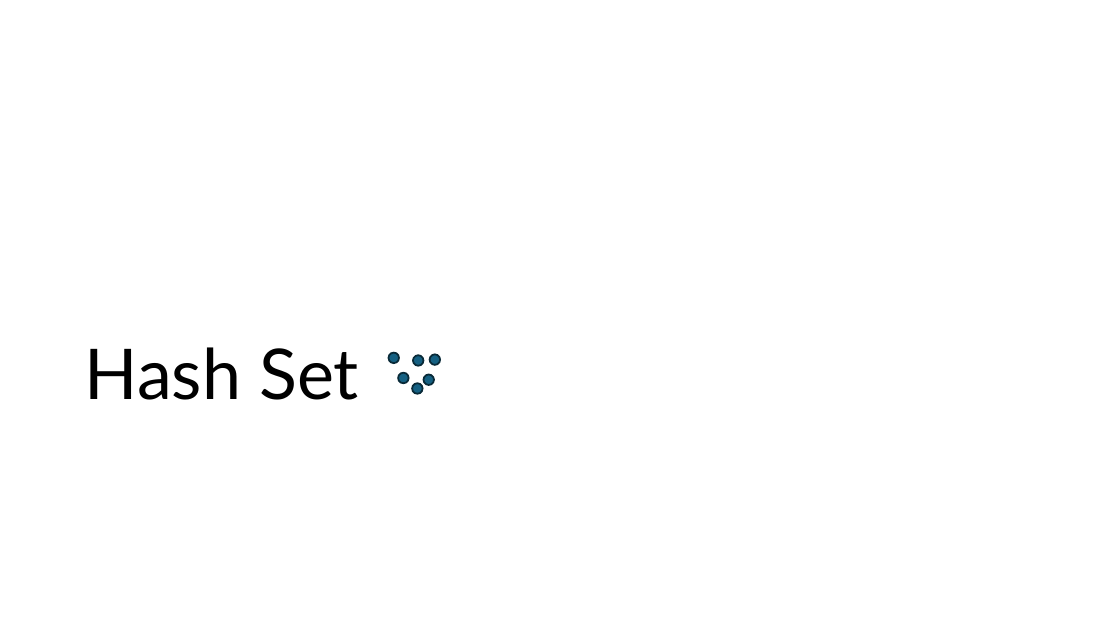
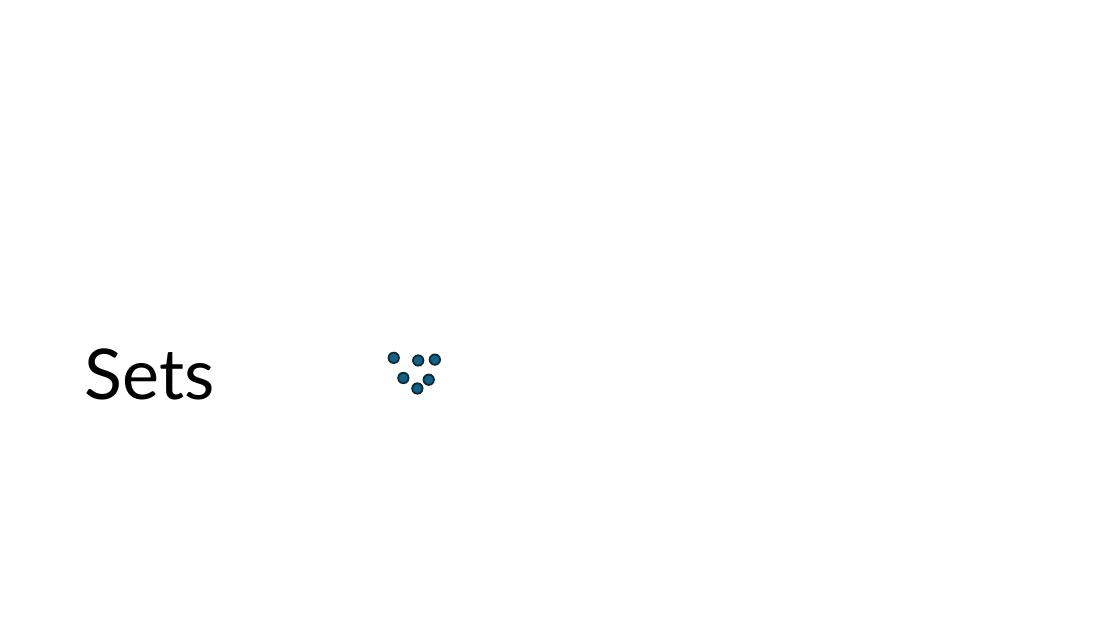
Before and after one commit to wai-t/CompSci, a slide deck: slide 20 of ComputerScience/Data_structures/Data Structures.pptx. Drawn at 1120x630 pixels with LibreOffice and Linux fonts; fonts in the diff are those of the drawing. Boxes give left, top, right and bottom in pixels: in the first picture for what was removed or moved away, otherwise in the second. Text is boxed around its words. In the diff, an @@ line names an element or a change of style, - is before the commit and + after.

```diff
--- a/ComputerScience/Data_structures/Data Structures.pptx
+++ b/ComputerScience/Data_structures/Data Structures.pptx
@@ title at (85, 348, 215, 400): text changed @@
-Hash Set
+Sets
```
Also in this commit, not shown: 12 other slides changed.
